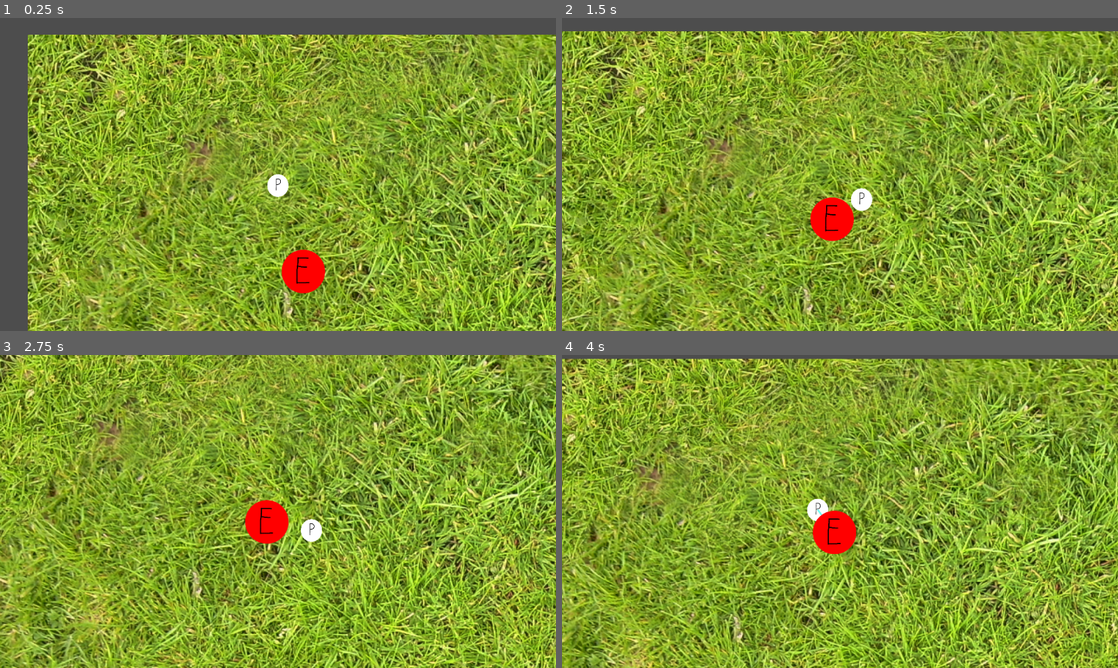
Above: before the commit, frames 1-4 (two rows, left to right).
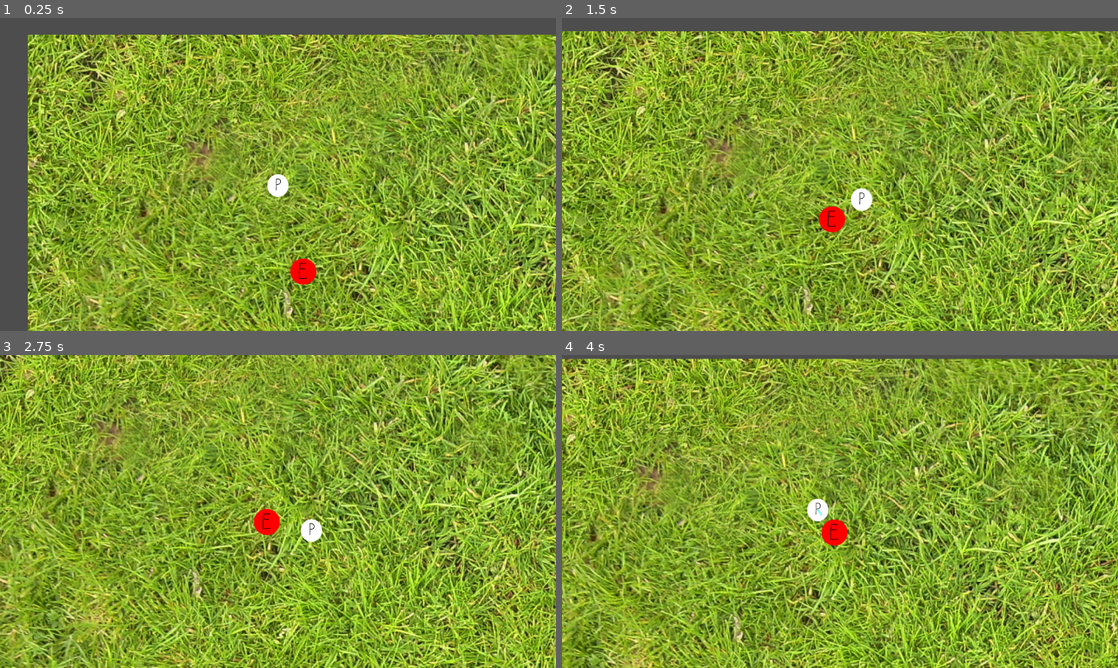
Above: after the commit, the same moments.

Repository: Josephisgr8/simple-survivors
Game: Godot game, scene res://Scenes/game.tscn
The game is run twice, just before and just after one commit, with the same random seed, the same clock (stepped at 60 frames per second) and the same inputs.
Inputs:
- Up to frame 1 (0.25 s): no input
- Up to frame 2 (1.5 s): hold D (Right) 0.53-1.28 s; hold S (Down) from 1.28 s (still down)
- Up to frame 3 (2.75 s): release S (Down) at 2.03 s; hold D (Right) from 2.03 s (still down)
- Up to frame 4 (4 s): release D (Right) at 2.78 s; hold W (Up) 2.78-3.53 s; hold A (Left) from 3.53 s (still down)

The runs differ from the first frame. In frame 1, 0.6% of the frame differs, in the area x 50-59%, y 74-88%; in frame 2, 0.6%; in frame 3, 0.6%, in the area x 44-52%, y 46-61%; in frame 4, 0.6%.

Commit message:
Added XP orbs. Added overlap resistance for enemies
Xp orbs and their manager have been created, and drop from enemies on death. Enemies now resist overlapping with each other, and changing enemy scale works as expected with this.

Diff:
--- a/Scenes/enemy.tscn
+++ b/Scenes/enemy.tscn
@@ -7,7 +7,7 @@
 radius = 99.0
 height = 198.0
 
-[node name="Enemy" type="Area2D" unique_id=900636317]
+[node name="Enemy" type="Area2D" unique_id=563158874]
 collision_layer = 3
 script = ExtResource("1_1f0kj")
 
@@ -20,5 +20,3 @@
 [node name="CollisionShape2D" type="CollisionShape2D" parent="." unique_id=2127674872]
 position = Vector2(0.5, -0.5)
 shape = SubResource("CapsuleShape2D_nhhn2")
-
-[connection signal="body_entered" from="." to="." method="_on_body_entered"]
--- a/Scenes/game.tscn
+++ b/Scenes/game.tscn
@@ -4,6 +4,7 @@
 [ext_resource type="Texture2D" uid="uid://blg2ry4qt2pt8" path="res://Assets/Background/grass.png" id="1_ebmjs"]
 [ext_resource type="PackedScene" uid="uid://6kuajfiixot1" path="res://Scenes/player.tscn" id="2_qxrlw"]
 [ext_resource type="Script" uid="uid://dhsuvly4iy8nt" path="res://Scripts/enemy_manager.gd" id="3_3dryh"]
+[ext_resource type="Script" uid="uid://cs5oxhfleo38f" path="res://Scripts/xp_manager.gd" id="5_wowpa"]
 
 [sub_resource type="TileSetAtlasSource" id="TileSetAtlasSource_qxrlw"]
 texture = ExtResource("1_ebmjs")
@@ -4133,3 +4134,9 @@
 
 [node name="EnemySpawnTimer" type="Timer" parent="Enemy Manager" unique_id=1529356088]
 one_shot = true
+
+[node name="XP Manager" type="Node" parent="." unique_id=1234328404]
+script = ExtResource("5_wowpa")
+
+[node name="XP Orb Combine Wait" type="Timer" parent="XP Manager" unique_id=946376504]
+one_shot = true
--- /dev/null
+++ b/Scenes/xp_orb.tscn
@@ -0,0 +1,10 @@
+[gd_scene format=3 uid="uid://76rsa3xmfoaf"]
+
+[ext_resource type="Texture2D" uid="uid://bm43sdoy0o6x6" path="res://Assets/Sprites/XP_Orb.png" id="1_c7xup"]
+[ext_resource type="Script" uid="uid://de8egp2wc4sct" path="res://Scripts/xp_orb.gd" id="2_s6bd7"]
+
+[node name="XP Orb" type="Sprite2D" unique_id=1260606573]
+scale = Vector2(2, 2)
+texture = ExtResource("1_c7xup")
+offset = Vector2(-4.515, 7.46)
+script = ExtResource("2_s6bd7")
--- a/Scripts/enemy.gd
+++ b/Scripts/enemy.gd
@@ -4,14 +4,20 @@
 signal HittingPlayer()
 signal EnemyDied()
 
+const pushForce := 1
+
 #stats
 var enemySpeed: float
 var enemyDamage: int
 var enemyMaxHealth: int
 var enemyCurrentHealth: int
+var xpValue: float
 
 #vars
 var playerPos: Vector2
+var pushOffset: Vector2
+
+@onready var collisionShape: CollisionShape2D = $CollisionShape2D
 
 #func _init() -> void:
 
@@ -19,7 +25,8 @@
 func _process(delta: float) -> void:
 	#move
 	var currPos = Vector2(global_position.x, global_position.y)
-	global_position = currPos.move_toward(playerPos, enemySpeed * delta)
+	var targetPos: Vector2 = playerPos + (pushOffset * pushForce)
+	global_position = currPos.move_toward(targetPos, enemySpeed * delta)
 
 	#check if overlapping
 	var overlappingAreas = get_overlapping_areas()
@@ -27,17 +34,25 @@
 		if area.name == "Player":
 			HittingPlayer.emit(self, enemyDamage)
 
-func updatePlayerPos(pos):
+func updatePlayerPos(pos): #gets called every frame
 	playerPos = pos
+
+func updatePushOffset(offset: Vector2):
+	pushOffset = offset
+
 
 func damageTaken(dmg, src):
 	enemyCurrentHealth -= dmg
 	print(enemyCurrentHealth, "/", enemyMaxHealth)
 	if (enemyCurrentHealth <= 0):
-		EnemyDied.emit(self)
+		_enemyDie()
 
-func setStats(spd, dmg, mxhlth):
+func setStats(spd, dmg, mxhlth, xpval):
 	enemySpeed = spd
 	enemyDamage = dmg
 	enemyMaxHealth = mxhlth
 	enemyCurrentHealth = enemyMaxHealth
+	xpValue = xpval
+
+func _enemyDie():
+	EnemyDied.emit(self)
--- a/Scripts/enemy_manager.gd
+++ b/Scripts/enemy_manager.gd
@@ -4,23 +4,28 @@
 #signals
 signal ReadyToUpdateEnemiesWithPlayerPos()
 signal PlayerIsBeingHit()
+signal EnemyDied()
 
 var enemyList: Array[Area2D]
 var maxEnemies := 5
 var enemyRespawnTimeSecs := 2.0
-var enemySizeScale := 0.5
+var enemyPushoffForce := 3
 var spawnGroundsX: Vector2i = Vector2i(0, 2016)
 var spawnGroundsY: Vector2i = Vector2i(0, 2016)
 
 
 #enemy stats
 var enemySpeed := 100.0
+var enemyDamage := 1
+var enemyMaxHealth := 5
+var xpValue := 1.0
+
+#enemy stat multipliers
+var enemySizeScale := 0.3
 var enemySpeedMultiplier := 1.0
-var enemyDamage := 1
 var enemyDamageMultiplier := 1.0
-var enemyMaxHealth := 5
 var enemyMaxHealthMult := 1.0
-
+var xpValueMult := 1.0
 
 @onready var enemySpawnTimer: Timer = $EnemySpawnTimer
 
@@ -36,16 +41,29 @@
 
 #for telling each enemy the player's position
 func updateEnemyList(pos) -> void:
-	for i in range(0, enemyList.size()):
-		enemyList.get(i).updatePlayerPos(pos)
+	for enemy in enemyList:
+		enemy.updatePlayerPos(pos)
+		#also get and set push vector
+		var pushOffset: Vector2 = Vector2(0,0)
+		var scaledRadius: float = enemy.collisionShape.shape.radius * enemySizeScale
+		var minDistance: float = scaledRadius * enemyPushoffForce
+		for enemy2 in enemyList:
+			if enemy == enemy2:
+				continue
+			var dist: float = enemy.global_position.distance_to(enemy2.global_position)
+			if dist <= minDistance and dist > 0.0: #prevent division by 0
+				var pushDirection: Vector2 = (enemy.global_position - enemy2.global_position) / dist
+				var overlapAmountPercent: float = 1.0 - (dist / minDistance) # how much enemies are in each others bubble
+				pushOffset += pushDirection * (overlapAmountPercent * minDistance)
+		enemy.updatePushOffset(pushOffset)
 
 func _checkForAndSpawnEnemy():
 	if (enemyList.size() < maxEnemies) && (enemySpawnTimer.is_stopped()):
 		#create new enemy and set stats
 		var newEnemy = EnemyBlueprint.instantiate()
-		newEnemy.position = Vector2i(randi_range(spawnGroundsX.x, spawnGroundsX.y), randi_range(spawnGroundsY.x, spawnGroundsY.y))
-		newEnemy.scale = Vector2(enemySizeScale, enemySizeScale)
-		newEnemy.setStats(enemySpeed * enemySpeedMultiplier, enemyDamage * enemyDamageMultiplier, enemyMaxHealth * enemyMaxHealthMult)
+		newEnemy.global_position = Vector2i(randi_range(spawnGroundsX.x, spawnGroundsX.y), randi_range(spawnGroundsY.x, spawnGroundsY.y))
+		newEnemy.global_scale = Vector2(enemySizeScale, enemySizeScale)
+		newEnemy.setStats(enemySpeed * enemySpeedMultiplier, enemyDamage * enemyDamageMultiplier, enemyMaxHealth * enemyMaxHealthMult, xpValue * xpValueMult)
 
 		#add enemy to list and start timer for next enemy
 		enemyList.append(newEnemy)
@@ -83,5 +101,6 @@
 
 
 func _onEnemyDied(enemy):
+	EnemyDied.emit(enemy.global_position, enemy.xpValue)
 	enemyList.remove_at(enemyList.find(enemy))
 	enemy.queue_free()
--- a/Scripts/game.gd
+++ b/Scripts/game.gd
@@ -5,12 +5,14 @@
 
 @onready var player: CharacterBody2D = %Player
 @onready var enemyManager: Node = %"Enemy Manager"
+@onready var xpmanager: Node = $"XP Manager"
 
 # Called when the node enters the scene tree for the first time.
 func _ready() -> void:
 	player.ReadyForTarget.connect(_onReadyForTarget)
 	enemyManager.ReadyToUpdateEnemiesWithPlayerPos.connect(_onReadyToUpdateEnemiesWithPlayerPos)
 	enemyManager.PlayerIsBeingHit.connect(_onPlayerIsBeingHit)
+	enemyManager.EnemyDied.connect(_onEnemyDied)
 
 
 # Called every frame. 'delta' is the elapsed time since the previous frame.
@@ -31,3 +33,6 @@
 
 func _onPlayerIsBeingHit(src, dmg):
 	player.wasHit(src, dmg)
+
+func _onEnemyDied(pos, xpval):
+	xpmanager.spawnXP(pos, xpval)
--- a/Scripts/player.gd
+++ b/Scripts/player.gd
@@ -10,6 +10,8 @@
 var maxHP := 10
 var currHP := maxHP
 var invincibilityDurationSecs := 1.0
+var currentXP: int = 0
+var xpToLevel: int = 100
 
 #attack stat multipliers
 var damageMult := 1.0
@@ -17,6 +19,8 @@
 var castSpeedMult := 1.0
 var sizeMult := 1.0
 var projectileSpeedMult := 1.0
+var xpMult := 1.0
+var xpToLevelMult := 1.0
 
 
 #player flags
--- /dev/null
+++ b/Scripts/xp_manager.gd
@@ -0,0 +1,36 @@
+extends Node
+const XpBlueprint: PackedScene = preload("res://Scenes/xp_orb.tscn")
+
+var xpOrbList: Array[Sprite2D]
+
+var xpOrbCombinationValue := 5
+var xpOrbCombinationRange := 50
+var xpOrbCombineWaitSecs := 1.0
+
+@onready var xp_orb_combine_wait: Timer = $"XP Orb Combine Wait"
+
+
+# Called when the node enters the scene tree for the first time.
+func _ready() -> void:
+	xp_orb_combine_wait.wait_time = xpOrbCombineWaitSecs
+	pass # Replace with function body.
+
+
+# Called every frame. 'delta' is the elapsed time since the previous frame.
+func _process(delta: float) -> void:
+	pass
+
+func spawnXP(pos, val):
+	_createXpOrb(pos, val)
+
+
+func _createXpOrb(pos, val):
+	for i in range(val):
+		var newXp = XpBlueprint.instantiate()
+		newXp.global_position = pos
+		#newXp.value = 1
+		xpOrbList.append(newXp)
+		add_child(newXp)
+	pass
+
+#plan to have timer that will combine all xporbs that are nearby evertime it goes off
--- /dev/null
+++ b/Scripts/xp_orb.gd
@@ -0,0 +1,13 @@
+extends Sprite2D
+
+var xpValueMultiple: int #This is to know how many times xp merged, and therefore how much value this xp orb has
+
+
+# Called when the node enters the scene tree for the first time.
+func _ready() -> void:
+	pass # Replace with function body.
+
+
+# Called every frame. 'delta' is the elapsed time since the previous frame.
+func _process(delta: float) -> void:
+	pass
--- a/project.godot
+++ b/project.godot
@@ -13,6 +13,7 @@
 config/name="SimpleSpellBrigade"
 run/main_scene="uid://b75hu7foqm148"
 config/features=PackedStringArray("4.7", "Forward Plus")
+run/max_fps=540
 config/icon="res://icon.svg"
 
 [display]
@@ -22,7 +23,6 @@
 window/size/window_width_override=1920
 window/size/window_height_override=1080
 window/stretch/mode="canvas_items"
-window/stretch/aspect="expand"
 
 [input]
 
Binary file added: Assets/Sprites/XP_Orb.png
Not shown, added: Assets/Sprites/XP_Orb.png.import
Not shown, added: Scripts/xp_manager.gd.uid
Not shown, added: Scripts/xp_orb.gd.uid
